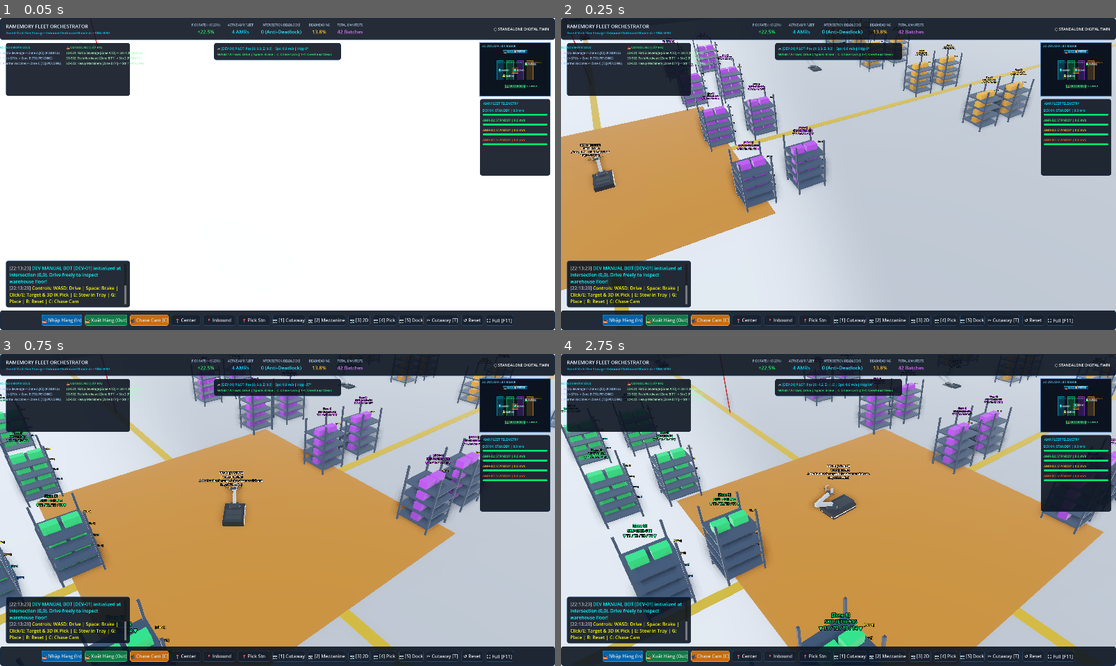
Above: before the commit, frames 1-4 (two rows, left to right).
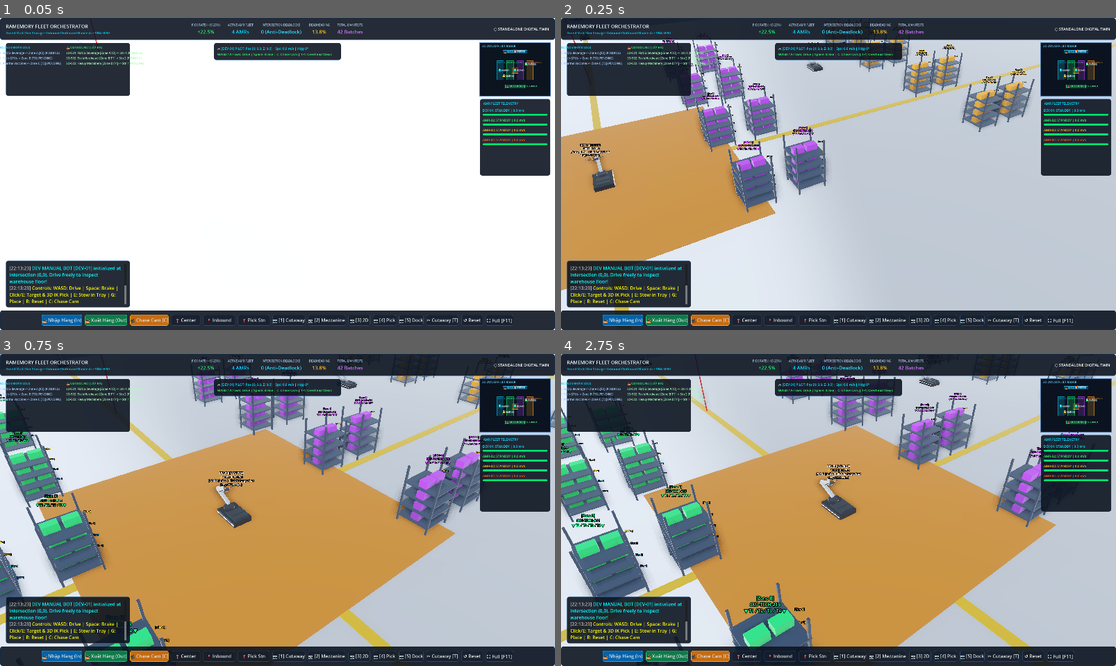
Above: after the commit, the same moments.

Repository: QuangManhAI/RL_port_scheduling_container
Game: Godot game, scene res://scenes/main.tscn
The game is run twice, just before and just after one commit, with the same random seed, the same clock (stepped at 60 frames per second) and the same inputs.
Inputs (mouse positions are in pixels of both pictures, inside the frame that each line leads up to):
- Up to frame 1 (0.05 s): no input
- Up to frame 2 (0.25 s): no input
- Up to frame 3 (0.75 s): tap Enter at 0.5 s; move the mouse to (399, 494) at 0.52 s; hold Right (ui_right) from 0.53 s (still down); tap E at 0.6 s; click (399, 494) at 0.67 s
- Up to frame 4 (2.75 s): tap Space at 0.77, 1.52 s; move the mouse to (727, 525) at 1.27 s; release Right (ui_right) at 1.28 s; hold S 1.28-2.03 s; tap G at 1.35 s; move the mouse to (894, 441) at 2.02 s; hold Right (ui_right) from 2.03 s (still down); tap Enter at 2.1 s

Frame 1 is identical in both runs. In frame 2, less than 0.1% of the frame differs, in the area x 44-48%, y 7-18%; in frame 3, 0.5%; in frame 4, 31%, in the area x 0-100%, y 0-94%.

Commit message:
fix(rl): enforce physical wall collisions and forward navigation approach
Equip scenes with physical wall collision shapes and layer 1, align body-frame forward distance (+dz), require forward-facing alignment for goal arrival, and fix subprocess pipe buffer deadlock.

Companion-Doc: docs/phases/06_RL_TRAINING_CURRICULUM_AND_SCENES.md

Diff:
--- a/godot/scenes/training/training_chained_cycle.tscn
+++ b/godot/scenes/training/training_chained_cycle.tscn
@@ -32,6 +32,12 @@
 [sub_resource type="BoxMesh" id="BoxMesh_floor"]
 material = SubResource("StandardMaterial3D_floor")
 size = Vector3(18, 0.4, 18)
+
+[sub_resource type="BoxShape3D" id="BoxShape3D_wall_ns"]
+size = Vector3(18, 1.2, 0.4)
+
+[sub_resource type="BoxShape3D" id="BoxShape3D_wall_ew"]
+size = Vector3(0.4, 1.2, 18)
 
 [sub_resource type="StandardMaterial3D" id="StandardMaterial3D_wall"]
 albedo_color = Color(0.2, 0.22, 0.25, 1)
@@ -87,28 +93,28 @@
 
 [node name="WallNorth" type="CollisionShape3D" parent="ArenaWalls"]
 transform = Transform3D(1, 0, 0, 0, 1, 0, 0, 0, 1, 0, 0.6, -8.2)
-shape = SubResource("BoxShape3D_floor")
+shape = SubResource("BoxShape3D_wall_ns")
 
 [node name="MeshNorth" type="MeshInstance3D" parent="ArenaWalls/WallNorth"]
 mesh = SubResource("BoxMesh_wall_ns")
 
 [node name="WallSouth" type="CollisionShape3D" parent="ArenaWalls"]
 transform = Transform3D(1, 0, 0, 0, 1, 0, 0, 0, 1, 0, 0.6, 8.2)
-shape = SubResource("BoxShape3D_floor")
+shape = SubResource("BoxShape3D_wall_ns")
 
 [node name="MeshSouth" type="MeshInstance3D" parent="ArenaWalls/WallSouth"]
 mesh = SubResource("BoxMesh_wall_ns")
 
 [node name="WallEast" type="CollisionShape3D" parent="ArenaWalls"]
 transform = Transform3D(1, 0, 0, 0, 1, 0, 0, 0, 1, 8.2, 0.6, 0)
-shape = SubResource("BoxShape3D_floor")
+shape = SubResource("BoxShape3D_wall_ew")
 
 [node name="MeshEast" type="MeshInstance3D" parent="ArenaWalls/WallEast"]
 mesh = SubResource("BoxMesh_wall_ew")
 
 [node name="WallWest" type="CollisionShape3D" parent="ArenaWalls"]
 transform = Transform3D(1, 0, 0, 0, 1, 0, 0, 0, 1, -8.2, 0.6, 0)
-shape = SubResource("BoxShape3D_floor")
+shape = SubResource("BoxShape3D_wall_ew")
 
 [node name="MeshWest" type="MeshInstance3D" parent="ArenaWalls/WallWest"]
 mesh = SubResource("BoxMesh_wall_ew")
--- a/godot/scenes/training/training_dropoff.tscn
+++ b/godot/scenes/training/training_dropoff.tscn
@@ -32,6 +32,12 @@
 [sub_resource type="BoxMesh" id="BoxMesh_floor"]
 material = SubResource("StandardMaterial3D_floor")
 size = Vector3(6, 0.4, 6)
+
+[sub_resource type="BoxShape3D" id="BoxShape3D_wall_ns"]
+size = Vector3(6, 1.2, 0.4)
+
+[sub_resource type="BoxShape3D" id="BoxShape3D_wall_ew"]
+size = Vector3(0.4, 1.2, 6)
 
 [sub_resource type="StandardMaterial3D" id="StandardMaterial3D_wall"]
 albedo_color = Color(0.2, 0.22, 0.25, 1)
@@ -87,28 +93,28 @@
 
 [node name="WallNorth" type="CollisionShape3D" parent="ArenaWalls"]
 transform = Transform3D(1, 0, 0, 0, 1, 0, 0, 0, 1, 0, 0.6, -2.8)
-shape = SubResource("BoxShape3D_floor")
+shape = SubResource("BoxShape3D_wall_ns")
 
 [node name="MeshNorth" type="MeshInstance3D" parent="ArenaWalls/WallNorth"]
 mesh = SubResource("BoxMesh_wall_ns")
 
 [node name="WallSouth" type="CollisionShape3D" parent="ArenaWalls"]
 transform = Transform3D(1, 0, 0, 0, 1, 0, 0, 0, 1, 0, 0.6, 2.8)
-shape = SubResource("BoxShape3D_floor")
+shape = SubResource("BoxShape3D_wall_ns")
 
 [node name="MeshSouth" type="MeshInstance3D" parent="ArenaWalls/WallSouth"]
 mesh = SubResource("BoxMesh_wall_ns")
 
 [node name="WallEast" type="CollisionShape3D" parent="ArenaWalls"]
 transform = Transform3D(1, 0, 0, 0, 1, 0, 0, 0, 1, 2.8, 0.6, 0)
-shape = SubResource("BoxShape3D_floor")
+shape = SubResource("BoxShape3D_wall_ew")
 
 [node name="MeshEast" type="MeshInstance3D" parent="ArenaWalls/WallEast"]
 mesh = SubResource("BoxMesh_wall_ew")
 
 [node name="WallWest" type="CollisionShape3D" parent="ArenaWalls"]
 transform = Transform3D(1, 0, 0, 0, 1, 0, 0, 0, 1, -2.8, 0.6, 0)
-shape = SubResource("BoxShape3D_floor")
+shape = SubResource("BoxShape3D_wall_ew")
 
 [node name="MeshWest" type="MeshInstance3D" parent="ArenaWalls/WallWest"]
 mesh = SubResource("BoxMesh_wall_ew")
--- a/godot/scenes/training/training_navigate_carrying.tscn
+++ b/godot/scenes/training/training_navigate_carrying.tscn
@@ -32,6 +32,12 @@
 [sub_resource type="BoxMesh" id="BoxMesh_floor"]
 material = SubResource("StandardMaterial3D_floor")
 size = Vector3(14, 0.4, 14)
+
+[sub_resource type="BoxShape3D" id="BoxShape3D_wall_ns"]
+size = Vector3(14, 1.2, 0.4)
+
+[sub_resource type="BoxShape3D" id="BoxShape3D_wall_ew"]
+size = Vector3(0.4, 1.2, 14)
 
 [sub_resource type="StandardMaterial3D" id="StandardMaterial3D_wall"]
 albedo_color = Color(0.2, 0.22, 0.25, 1)
@@ -87,28 +93,28 @@
 
 [node name="WallNorth" type="CollisionShape3D" parent="ArenaWalls"]
 transform = Transform3D(1, 0, 0, 0, 1, 0, 0, 0, 1, 0, 0.6, -6.2)
-shape = SubResource("BoxShape3D_floor")
+shape = SubResource("BoxShape3D_wall_ns")
 
 [node name="MeshNorth" type="MeshInstance3D" parent="ArenaWalls/WallNorth"]
 mesh = SubResource("BoxMesh_wall_ns")
 
 [node name="WallSouth" type="CollisionShape3D" parent="ArenaWalls"]
 transform = Transform3D(1, 0, 0, 0, 1, 0, 0, 0, 1, 0, 0.6, 6.2)
-shape = SubResource("BoxShape3D_floor")
+shape = SubResource("BoxShape3D_wall_ns")
 
 [node name="MeshSouth" type="MeshInstance3D" parent="ArenaWalls/WallSouth"]
 mesh = SubResource("BoxMesh_wall_ns")
 
 [node name="WallEast" type="CollisionShape3D" parent="ArenaWalls"]
 transform = Transform3D(1, 0, 0, 0, 1, 0, 0, 0, 1, 6.2, 0.6, 0)
-shape = SubResource("BoxShape3D_floor")
+shape = SubResource("BoxShape3D_wall_ew")
 
 [node name="MeshEast" type="MeshInstance3D" parent="ArenaWalls/WallEast"]
 mesh = SubResource("BoxMesh_wall_ew")
 
 [node name="WallWest" type="CollisionShape3D" parent="ArenaWalls"]
 transform = Transform3D(1, 0, 0, 0, 1, 0, 0, 0, 1, -6.2, 0.6, 0)
-shape = SubResource("BoxShape3D_floor")
+shape = SubResource("BoxShape3D_wall_ew")
 
 [node name="MeshWest" type="MeshInstance3D" parent="ArenaWalls/WallWest"]
 mesh = SubResource("BoxMesh_wall_ew")
--- a/godot/scenes/training/training_navigate_to_item.tscn
+++ b/godot/scenes/training/training_navigate_to_item.tscn
@@ -33,6 +33,12 @@
 material = SubResource("StandardMaterial3D_floor")
 size = Vector3(14, 0.4, 14)
 
+[sub_resource type="BoxShape3D" id="BoxShape3D_wall_ns"]
+size = Vector3(14, 1.2, 0.4)
+
+[sub_resource type="BoxShape3D" id="BoxShape3D_wall_ew"]
+size = Vector3(0.4, 1.2, 14)
+
 [sub_resource type="StandardMaterial3D" id="StandardMaterial3D_wall"]
 albedo_color = Color(0.24, 0.27, 0.32, 1)
 roughness = 0.85
@@ -59,6 +65,7 @@
 
 [node name="ArenaFloor" type="StaticBody3D" parent="."]
 transform = Transform3D(1, 0, 0, 0, 1, 0, 0, 0, 1, 0, -0.2, 0)
+collision_layer = 1
 collision_mask = 15
 
 [node name="CollisionShape3D" type="CollisionShape3D" parent="ArenaFloor"]
@@ -68,32 +75,33 @@
 mesh = SubResource("BoxMesh_floor")
 
 [node name="ArenaWalls" type="StaticBody3D" parent="."]
+collision_layer = 1
 collision_mask = 15
 
 [node name="WallNorth" type="CollisionShape3D" parent="ArenaWalls"]
 transform = Transform3D(1, 0, 0, 0, 1, 0, 0, 0, 1, 0, 0.6, -6.2)
-shape = SubResource("BoxShape3D_floor")
+shape = SubResource("BoxShape3D_wall_ns")
 
 [node name="MeshNorth" type="MeshInstance3D" parent="ArenaWalls/WallNorth"]
 mesh = SubResource("BoxMesh_wall_ns")
 
 [node name="WallSouth" type="CollisionShape3D" parent="ArenaWalls"]
 transform = Transform3D(1, 0, 0, 0, 1, 0, 0, 0, 1, 0, 0.6, 6.2)
-shape = SubResource("BoxShape3D_floor")
+shape = SubResource("BoxShape3D_wall_ns")
 
 [node name="MeshSouth" type="MeshInstance3D" parent="ArenaWalls/WallSouth"]
 mesh = SubResource("BoxMesh_wall_ns")
 
 [node name="WallEast" type="CollisionShape3D" parent="ArenaWalls"]
 transform = Transform3D(1, 0, 0, 0, 1, 0, 0, 0, 1, 6.2, 0.6, 0)
-shape = SubResource("BoxShape3D_floor")
+shape = SubResource("BoxShape3D_wall_ew")
 
 [node name="MeshEast" type="MeshInstance3D" parent="ArenaWalls/WallEast"]
 mesh = SubResource("BoxMesh_wall_ew")
 
 [node name="WallWest" type="CollisionShape3D" parent="ArenaWalls"]
 transform = Transform3D(1, 0, 0, 0, 1, 0, 0, 0, 1, -6.2, 0.6, 0)
-shape = SubResource("BoxShape3D_floor")
+shape = SubResource("BoxShape3D_wall_ew")
 
 [node name="MeshWest" type="MeshInstance3D" parent="ArenaWalls/WallWest"]
 mesh = SubResource("BoxMesh_wall_ew")
--- a/godot/scenes/training/training_pickup.tscn
+++ b/godot/scenes/training/training_pickup.tscn
@@ -32,6 +32,12 @@
 [sub_resource type="BoxMesh" id="BoxMesh_floor"]
 material = SubResource("StandardMaterial3D_floor")
 size = Vector3(6, 0.4, 6)
+
+[sub_resource type="BoxShape3D" id="BoxShape3D_wall_ns"]
+size = Vector3(6, 1.2, 0.4)
+
+[sub_resource type="BoxShape3D" id="BoxShape3D_wall_ew"]
+size = Vector3(0.4, 1.2, 6)
 
 [sub_resource type="StandardMaterial3D" id="StandardMaterial3D_wall"]
 albedo_color = Color(0.2, 0.22, 0.25, 1)
@@ -74,28 +80,28 @@
 
 [node name="WallNorth" type="CollisionShape3D" parent="ArenaWalls"]
 transform = Transform3D(1, 0, 0, 0, 1, 0, 0, 0, 1, 0, 0.6, -2.8)
-shape = SubResource("BoxShape3D_floor")
+shape = SubResource("BoxShape3D_wall_ns")
 
 [node name="MeshNorth" type="MeshInstance3D" parent="ArenaWalls/WallNorth"]
 mesh = SubResource("BoxMesh_wall_ns")
 
 [node name="WallSouth" type="CollisionShape3D" parent="ArenaWalls"]
 transform = Transform3D(1, 0, 0, 0, 1, 0, 0, 0, 1, 0, 0.6, 2.8)
-shape = SubResource("BoxShape3D_floor")
+shape = SubResource("BoxShape3D_wall_ns")
 
 [node name="MeshSouth" type="MeshInstance3D" parent="ArenaWalls/WallSouth"]
 mesh = SubResource("BoxMesh_wall_ns")
 
 [node name="WallEast" type="CollisionShape3D" parent="ArenaWalls"]
 transform = Transform3D(1, 0, 0, 0, 1, 0, 0, 0, 1, 2.8, 0.6, 0)
-shape = SubResource("BoxShape3D_floor")
+shape = SubResource("BoxShape3D_wall_ew")
 
 [node name="MeshEast" type="MeshInstance3D" parent="ArenaWalls/WallEast"]
 mesh = SubResource("BoxMesh_wall_ew")
 
 [node name="WallWest" type="CollisionShape3D" parent="ArenaWalls"]
 transform = Transform3D(1, 0, 0, 0, 1, 0, 0, 0, 1, -2.8, 0.6, 0)
-shape = SubResource("BoxShape3D_floor")
+shape = SubResource("BoxShape3D_wall_ew")
 
 [node name="MeshWest" type="MeshInstance3D" parent="ArenaWalls/WallWest"]
 mesh = SubResource("BoxMesh_wall_ew")
--- a/godot/scripts/entities/amr_robot.gd
+++ b/godot/scripts/entities/amr_robot.gd
@@ -902,6 +902,10 @@
 	current_speed = 0.0
 	_was_braking = false
 	_is_arm_tweening = false
+	_rl_target_v_lin = 0.0
+	_rl_target_v_ang = 0.0
+	is_manual_control = false
+	is_rl_control = true
 
 	# Release any gripped box
 	if held_box and is_instance_valid(held_box):
--- a/godot/scripts/training/navigate_to_item_env.gd
+++ b/godot/scripts/training/navigate_to_item_env.gd
@@ -65,7 +65,7 @@
 	var local_rel = amr.global_transform.basis.inverse() * (target_box.global_position - amr.global_position)
 	var dist = _get_current_distance_to_box()
 	obs.append(clampf(local_rel.x / (arena_half_extent * 2.0), -1.0, 1.0))
-	obs.append(clampf(local_rel.z / (arena_half_extent * 2.0), -1.0, 1.0))
+	obs.append(clampf(-local_rel.z / (arena_half_extent * 2.0), -1.0, 1.0)) # Forward offset in body frame
 	obs.append(clampf(dist / (arena_half_extent * 2.0), 0.0, 1.0))
 
 	# 9: Carrying flag (0.0)
@@ -91,27 +91,34 @@
 	var reward: float = 0.0
 
 	# 1. Potential-based distance progress shaping
-	reward += delta_dist * 2.5
+	reward += delta_dist * 3.0
 
 	# 2. Time step penalty
 	reward -= 0.01
 
-	# 3. Small alignment bonus when closing in
-	if cur_dist <= 2.0:
-		var forward = -amr.global_transform.basis.z
-		var to_box = (target_box.global_position - amr.global_position).normalized()
-		var alignment = forward.dot(to_box)
-		reward += maxf(0.0, alignment) * 0.05
+	# 3. Orientation alignment shaping (facing box)
+	var forward = -amr.global_transform.basis.z
+	var to_box = (target_box.global_position - amr.global_position).normalized()
+	var alignment = forward.dot(to_box)
+	reward += alignment * 0.03
 
-	# 4. Success bonus on arrival
+	# Soft penalty for driving backwards
+	if amr._manual_linear_vel < -0.1:
+		reward -= 0.05
+
+	# 4. Success bonus on arrival (requires facing box within ~70 degrees)
 	if cur_dist <= grasp_reach_threshold:
-		goal_reached = true
-		reward += 1.0
+		if alignment >= 0.35:
+			goal_reached = true
+			reward += 2.0 + alignment * 1.0
+		else:
+			reward -= 0.1
 
 	# 5. Wall collision penalty
-	if abs(amr.global_position.x) >= (arena_half_extent - 0.4) or abs(amr.global_position.z) >= (arena_half_extent - 0.4):
+	var wall_limit = arena_half_extent - 0.35
+	if abs(amr.global_position.x) >= wall_limit or abs(amr.global_position.z) >= wall_limit:
 		wall_collided = true
-		reward -= 1.0
+		reward -= 2.0
 
 	return reward
 
--- a/godot/scripts/training/training_env_base.gd
+++ b/godot/scripts/training/training_env_base.gd
@@ -116,6 +116,7 @@
 	var cmd = msg.get("command", "")
 	match cmd:
 		"reset":
+			_is_processing_step = true
 			var seed_val: int = int(msg.get("seed", 0))
 			current_difficulty = float(msg.get("difficulty", 0.0))
 			step_count = 0
@@ -135,6 +136,7 @@
 				"observation": obs,
 				"info": info
 			})
+			_is_processing_step = false
 
 		"step":
 			_is_processing_step = true
Not shown: 1 places in godot/scenes/training/training_chained_cycle.tscn that only renumber resources
Not shown: 1 places in godot/scenes/training/training_dropoff.tscn that only renumber resources
Not shown: 1 places in godot/scenes/training/training_navigate_carrying.tscn that only renumber resources
Not shown: 1 places in godot/scenes/training/training_navigate_to_item.tscn that only renumber resources
Not shown: 1 places in godot/scenes/training/training_pickup.tscn that only renumber resources
Not shown, changed: src/envs/godot_env_bridge.py
Not shown, changed: src/training/view_policy.py
